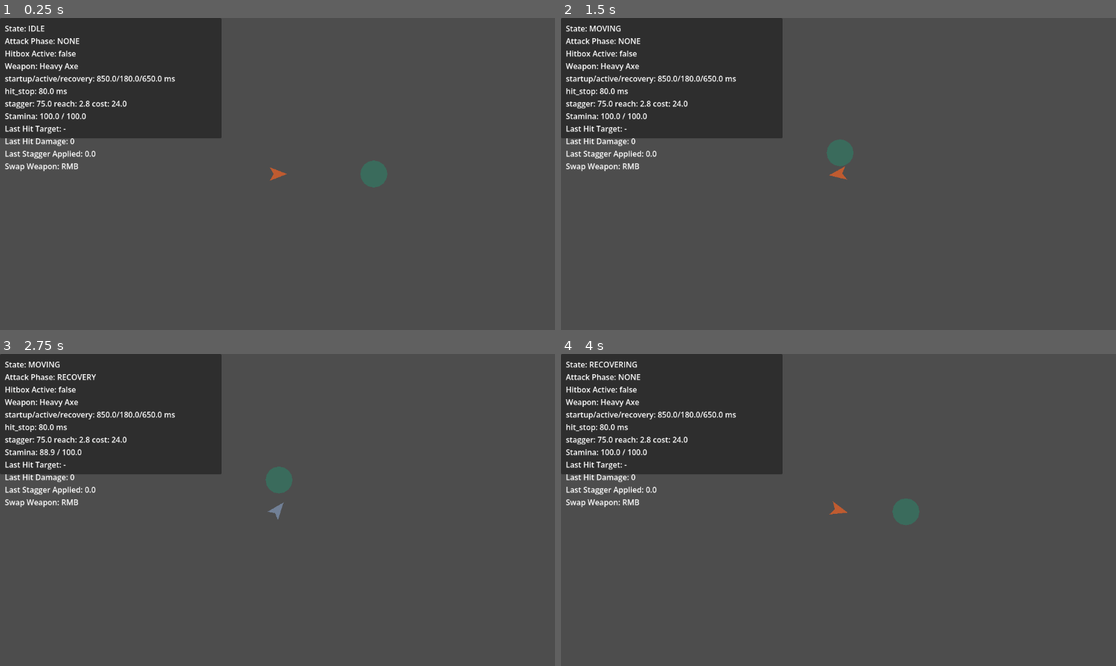
Above: before the commit, frames 1-4 (two rows, left to right).
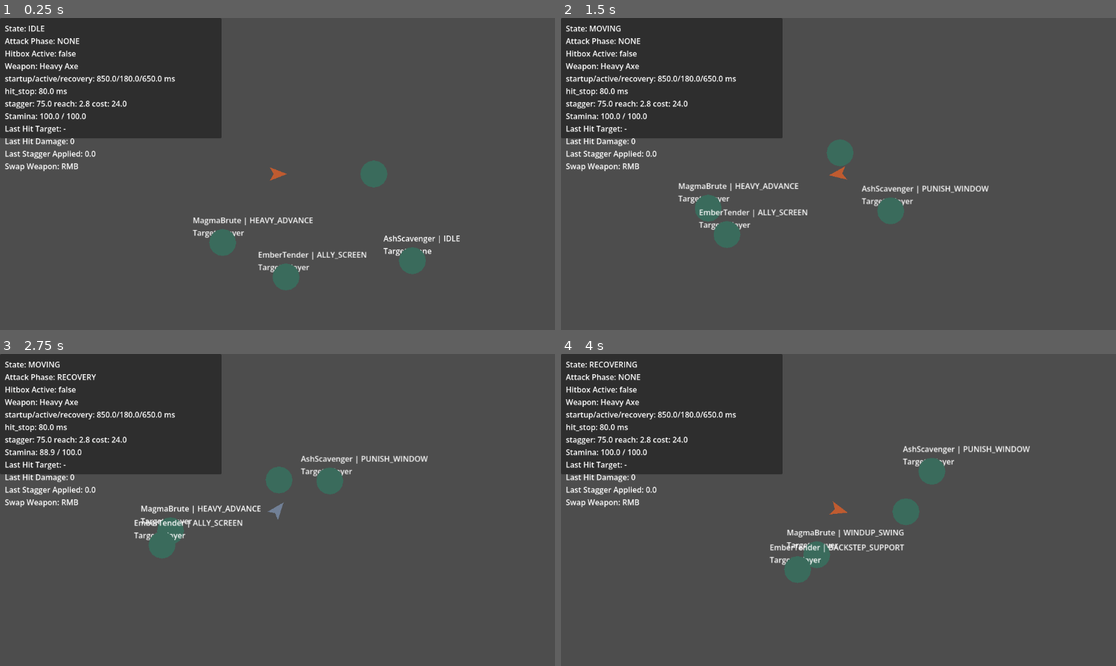
Above: after the commit, the same moments.

Repository: CS-Builder1/Archaic-Quest
Game: Godot game, scene res://scenes/world/OuterCaldera.tscn
Same seed, same stepped clock (60 frames per second), same inputs: the game is played once before the commit and once after it.
Inputs (mouse positions are in pixels of both pictures, inside the frame that each line leads up to):
- Up to frame 1 (0.25 s): no input
- Up to frame 2 (1.5 s): move the mouse to (960, 158) at 0.52 s; hold D (move_right) 0.53-1.28 s; tap Space (dodge) at 0.6 s; tap F (interact) at 0.8, 1.35 s; move the mouse to (727, 189) at 1.27 s; hold S (move_down) from 1.28 s (still down)
- Up to frame 3 (2.75 s): click (166, 525) at 1.55 s; move the mouse to (333, 441) at 2.02 s; release S (move_down) at 2.03 s; hold D (move_right) from 2.03 s (still down); click (333, 441) at 2.1 s; right-click (333, 441) at 2.3 s
- Up to frame 4 (4 s): move the mouse to (810, 572) at 2.77 s; release D (move_right) at 2.78 s; hold W (move_up) 2.78-3.53 s; right-click (810, 572) at 2.85 s; tap Space (dodge) at 3.05, 3.6 s; move the mouse to (1005, 556) at 3.52 s; hold A (move_left) from 3.53 s (still down); tap F (interact) at 3.8 s

The runs differ from the first frame. In frame 1, 1.7% of the frame differs, in the area x 34-83%, y 63-88%; in frame 2, 1.9%, in the area x 21-78%, y 52-74%; in frame 3, 1.7%; in frame 4, 1.9%.

Commit message:
feat: implement AI controller system with dynamic enemy roles, combat components, and Outer Caldera scene setup

Diff:
--- /dev/null
+++ b/icon.svg
@@ -0,0 +1,21 @@
+<svg xmlns="http://www.w3.org/2000/svg" viewBox="0 0 128 128" width="128" height="128">
+  <defs>
+    <linearGradient id="bgGrad" x1="0%" y1="0%" x2="100%" y2="100%">
+      <stop offset="0%" stop-color="#111827" />
+      <stop offset="100%" stop-color="#1f2937" />
+    </linearGradient>
+    <linearGradient id="goldGrad" x1="0%" y1="100%" x2="100%" y2="0%">
+      <stop offset="0%" stop-color="#d97706" />
+      <stop offset="50%" stop-color="#f59e0b" />
+      <stop offset="100%" stop-color="#fbbf24" />
+    </linearGradient>
+    <filter id="glow" x="-20%" y="-20%" width="140%" height="140%">
+      <feGaussianBlur stdDeviation="4" result="blur" />
+      <feComposite in="SourceGraphic" in2="blur" operator="over" />
+    </filter>
+  </defs>
+  <rect width="128" height="128" rx="24" fill="url(#bgGrad)" stroke="#4b5563" stroke-width="2" />
+  <!-- Runic Sigil / Sword Design -->
+  <path d="M64,15 L72,40 L97,40 L77,55 L85,80 L64,65 L43,80 L51,55 L31,40 L56,40 Z" fill="url(#goldGrad)" filter="url(#glow)" />
+  <circle cx="64" cy="64" r="8" fill="#111827" stroke="url(#goldGrad)" stroke-width="2" />
+</svg>
--- a/project.godot
+++ b/project.godot
@@ -1,32 +1,89 @@
 ; Engine configuration file.
-; Godot 4.x prototype skeleton for Archaic Quest.
+; It's best edited using the editor UI and not directly,
+; since the parameters that go here are not all obvious.
+;
+; Format:
+;   [section] ; section goes between []
+;   param=value ; assign values to parameters
 
 config_version=5
 
+[animation]
+
+compatibility/default_parent_skeleton_in_mesh_instance_3d=true
+
 [application]
+
 config/name="Archaic Quest Prototype"
 run/main_scene="res://scenes/world/OuterCaldera.tscn"
-config/features=PackedStringArray("4.2")
+config/features=PackedStringArray("4.6")
 config/icon="res://icon.svg"
 
 [autoload]
+
 EventBus="*res://scripts/core/EventBus.gd"
 GameState="*res://scripts/core/GameState.gd"
 DebugFlags="*res://scripts/core/DebugFlags.gd"
 
 [input]
-move_up={"deadzone":0.5,"events":[Object(InputEventKey,"resource_local_to_scene":false,"resource_name":"","device":-1,"window_id":0,"alt_pressed":false,"shift_pressed":false,"ctrl_pressed":false,"meta_pressed":false,"pressed":false,"keycode":87,"physical_keycode":0,"key_label":0,"unicode":0,"echo":false,"script":null)]}
-move_down={"deadzone":0.5,"events":[Object(InputEventKey,"resource_local_to_scene":false,"resource_name":"","device":-1,"window_id":0,"alt_pressed":false,"shift_pressed":false,"ctrl_pressed":false,"meta_pressed":false,"pressed":false,"keycode":83,"physical_keycode":0,"key_label":0,"unicode":0,"echo":false,"script":null)]}
-move_left={"deadzone":0.5,"events":[Object(InputEventKey,"resource_local_to_scene":false,"resource_name":"","device":-1,"window_id":0,"alt_pressed":false,"shift_pressed":false,"ctrl_pressed":false,"meta_pressed":false,"pressed":false,"keycode":65,"physical_keycode":0,"key_label":0,"unicode":0,"echo":false,"script":null)]}
-move_right={"deadzone":0.5,"events":[Object(InputEventKey,"resource_local_to_scene":false,"resource_name":"","device":-1,"window_id":0,"alt_pressed":false,"shift_pressed":false,"ctrl_pressed":false,"meta_pressed":false,"pressed":false,"keycode":68,"physical_keycode":0,"key_label":0,"unicode":0,"echo":false,"script":null)]}
-primary_action={"deadzone":0.5,"events":[Object(InputEventMouseButton,"resource_local_to_scene":false,"resource_name":"","device":-1,"window_id":0,"alt_pressed":false,"shift_pressed":false,"ctrl_pressed":false,"meta_pressed":false,"button_mask":0,"position":Vector2(0, 0),"global_position":Vector2(0, 0),"factor":1.0,"button_index":1,"pressed":false,"double_click":false,"canceled":false,"script":null)]}
-secondary_action={"deadzone":0.5,"events":[Object(InputEventMouseButton,"resource_local_to_scene":false,"resource_name":"","device":-1,"window_id":0,"alt_pressed":false,"shift_pressed":false,"ctrl_pressed":false,"meta_pressed":false,"button_mask":0,"position":Vector2(0, 0),"global_position":Vector2(0, 0),"factor":1.0,"button_index":2,"pressed":false,"double_click":false,"canceled":false,"script":null)]}
-dodge={"deadzone":0.5,"events":[Object(InputEventKey,"resource_local_to_scene":false,"resource_name":"","device":-1,"window_id":0,"alt_pressed":false,"shift_pressed":false,"ctrl_pressed":false,"meta_pressed":false,"pressed":false,"keycode":32,"physical_keycode":0,"key_label":0,"unicode":0,"echo":false,"script":null)]}
-ability_1={"deadzone":0.5,"events":[Object(InputEventKey,"resource_local_to_scene":false,"resource_name":"","device":-1,"window_id":0,"alt_pressed":false,"shift_pressed":false,"ctrl_pressed":false,"meta_pressed":false,"pressed":false,"keycode":81,"physical_keycode":0,"key_label":0,"unicode":0,"echo":false,"script":null)]}
-ability_2={"deadzone":0.5,"events":[Object(InputEventKey,"resource_local_to_scene":false,"resource_name":"","device":-1,"window_id":0,"alt_pressed":false,"shift_pressed":false,"ctrl_pressed":false,"meta_pressed":false,"pressed":false,"keycode":69,"physical_keycode":0,"key_label":0,"unicode":0,"echo":false,"script":null)]}
-interact={"deadzone":0.5,"events":[Object(InputEventKey,"resource_local_to_scene":false,"resource_name":"","device":-1,"window_id":0,"alt_pressed":false,"shift_pressed":false,"ctrl_pressed":false,"meta_pressed":false,"pressed":false,"keycode":70,"physical_keycode":0,"key_label":0,"unicode":0,"echo":false,"script":null)]}
-reload_test_scene={"deadzone":0.5,"events":[Object(InputEventKey,"resource_local_to_scene":false,"resource_name":"","device":-1,"window_id":0,"alt_pressed":false,"shift_pressed":false,"ctrl_pressed":false,"meta_pressed":false,"pressed":false,"keycode":82,"physical_keycode":0,"key_label":0,"unicode":0,"echo":false,"script":null)]}
+
+move_up={
+"deadzone": 0.5,
+"events": [Object(InputEventKey,"resource_local_to_scene":false,"resource_name":"","device":-1,"window_id":0,"alt_pressed":false,"shift_pressed":false,"ctrl_pressed":false,"meta_pressed":false,"pressed":false,"keycode":87,"physical_keycode":0,"key_label":0,"unicode":0,"location":0,"echo":false,"script":null)
+]
+}
+move_down={
+"deadzone": 0.5,
+"events": [Object(InputEventKey,"resource_local_to_scene":false,"resource_name":"","device":-1,"window_id":0,"alt_pressed":false,"shift_pressed":false,"ctrl_pressed":false,"meta_pressed":false,"pressed":false,"keycode":83,"physical_keycode":0,"key_label":0,"unicode":0,"location":0,"echo":false,"script":null)
+]
+}
+move_left={
+"deadzone": 0.5,
+"events": [Object(InputEventKey,"resource_local_to_scene":false,"resource_name":"","device":-1,"window_id":0,"alt_pressed":false,"shift_pressed":false,"ctrl_pressed":false,"meta_pressed":false,"pressed":false,"keycode":65,"physical_keycode":0,"key_label":0,"unicode":0,"location":0,"echo":false,"script":null)
+]
+}
+move_right={
+"deadzone": 0.5,
+"events": [Object(InputEventKey,"resource_local_to_scene":false,"resource_name":"","device":-1,"window_id":0,"alt_pressed":false,"shift_pressed":false,"ctrl_pressed":false,"meta_pressed":false,"pressed":false,"keycode":68,"physical_keycode":0,"key_label":0,"unicode":0,"location":0,"echo":false,"script":null)
+]
+}
+primary_action={
+"deadzone": 0.5,
+"events": [Object(InputEventMouseButton,"resource_local_to_scene":false,"resource_name":"","device":-1,"window_id":0,"alt_pressed":false,"shift_pressed":false,"ctrl_pressed":false,"meta_pressed":false,"button_mask":0,"position":Vector2(0, 0),"global_position":Vector2(0, 0),"factor":1.0,"button_index":1,"canceled":false,"pressed":false,"double_click":false,"script":null)
+]
+}
+secondary_action={
+"deadzone": 0.5,
+"events": [Object(InputEventMouseButton,"resource_local_to_scene":false,"resource_name":"","device":-1,"window_id":0,"alt_pressed":false,"shift_pressed":false,"ctrl_pressed":false,"meta_pressed":false,"button_mask":0,"position":Vector2(0, 0),"global_position":Vector2(0, 0),"factor":1.0,"button_index":2,"canceled":false,"pressed":false,"double_click":false,"script":null)
+]
+}
+dodge={
+"deadzone": 0.5,
+"events": [Object(InputEventKey,"resource_local_to_scene":false,"resource_name":"","device":-1,"window_id":0,"alt_pressed":false,"shift_pressed":false,"ctrl_pressed":false,"meta_pressed":false,"pressed":false,"keycode":32,"physical_keycode":0,"key_label":0,"unicode":0,"location":0,"echo":false,"script":null)
+]
+}
+ability_1={
+"deadzone": 0.5,
+"events": [Object(InputEventKey,"resource_local_to_scene":false,"resource_name":"","device":-1,"window_id":0,"alt_pressed":false,"shift_pressed":false,"ctrl_pressed":false,"meta_pressed":false,"pressed":false,"keycode":81,"physical_keycode":0,"key_label":0,"unicode":0,"location":0,"echo":false,"script":null)
+]
+}
+ability_2={
+"deadzone": 0.5,
+"events": [Object(InputEventKey,"resource_local_to_scene":false,"resource_name":"","device":-1,"window_id":0,"alt_pressed":false,"shift_pressed":false,"ctrl_pressed":false,"meta_pressed":false,"pressed":false,"keycode":69,"physical_keycode":0,"key_label":0,"unicode":0,"location":0,"echo":false,"script":null)
+]
+}
+interact={
+"deadzone": 0.5,
+"events": [Object(InputEventKey,"resource_local_to_scene":false,"resource_name":"","device":-1,"window_id":0,"alt_pressed":false,"shift_pressed":false,"ctrl_pressed":false,"meta_pressed":false,"pressed":false,"keycode":70,"physical_keycode":0,"key_label":0,"unicode":0,"location":0,"echo":false,"script":null)
+]
+}
+reload_test_scene={
+"deadzone": 0.5,
+"events": [Object(InputEventKey,"resource_local_to_scene":false,"resource_name":"","device":-1,"window_id":0,"alt_pressed":false,"shift_pressed":false,"ctrl_pressed":false,"meta_pressed":false,"pressed":false,"keycode":82,"physical_keycode":0,"key_label":0,"unicode":0,"location":0,"echo":false,"script":null)
+]
+}
 
 [rendering]
+
 renderer/rendering_method="gl_compatibility"
 renderer/rendering_method.mobile="gl_compatibility"
--- a/scenes/world/OuterCaldera.tscn
+++ b/scenes/world/OuterCaldera.tscn
@@ -7,11 +7,14 @@
 [ext_resource type="Script" path="res://scripts/combat/HurtboxComponent.gd" id="5"]
 [ext_resource type="Script" path="res://scripts/combat/StaggerComponent.gd" id="6"]
 [ext_resource type="Script" path="res://scripts/ui/DebugOverlay.gd" id="7"]
+[ext_resource type="Script" path="res://scripts/world/OuterCaldera.gd" id="8"]
+[ext_resource type="Script" path="res://scripts/ai/AIController.gd" id="9"]
 
 [sub_resource type="CircleShape2D" id="1"]
 radius = 28.0
 
 [node name="OuterCaldera" type="Node2D"]
+script = ExtResource("8")
 
 [node name="Player" type="CharacterBody2D" parent="."]
 position = Vector2(220, 200)
@@ -65,3 +68,33 @@
 offset_top = 10.0
 offset_right = 440.0
 offset_bottom = 230.0
+
+[node name="MagmaBrute" type="CharacterBody2D" parent="."]
+position = Vector2(100, 350)
+script = ExtResource("9")
+
+[node name="DebugStateLabel" type="Label" parent="MagmaBrute"]
+offset_left = -62.0
+offset_top = -58.0
+offset_right = 114.0
+offset_bottom = -6.0
+
+[node name="AshScavenger" type="CharacterBody2D" parent="."]
+position = Vector2(500, 380)
+script = ExtResource("9")
+
+[node name="DebugStateLabel" type="Label" parent="AshScavenger"]
+offset_left = -60.0
+offset_top = -58.0
+offset_right = 116.0
+offset_bottom = -6.0
+
+[node name="EmberTender" type="CharacterBody2D" parent="."]
+position = Vector2(250, 420)
+script = ExtResource("9")
+
+[node name="DebugStateLabel" type="Label" parent="EmberTender"]
+offset_left = -58.0
+offset_top = -58.0
+offset_right = 118.0
+offset_bottom = -6.0
--- a/scripts/ai/AIController.gd
+++ b/scripts/ai/AIController.gd
@@ -70,6 +70,42 @@
 	add_child(poly)
 	add_child(col)
 
+	# Clean up any existing combat components to prevent duplication
+	var old_hb = get_node_or_null("HurtboxComponent")
+	if old_hb: old_hb.queue_free()
+	var old_hc = get_node_or_null("HealthComponent")
+	if old_hc: old_hc.queue_free()
+	var old_sc = get_node_or_null("StaggerComponent")
+	if old_sc: old_sc.queue_free()
+
+	# Programmatic HealthComponent
+	var hc := HealthComponent.new()
+	hc.name = "HealthComponent"
+	hc.max_health = 250 if role_name == "Bruiser" else (150 if role_name == "Support" else 100)
+	add_child(hc)
+	hc.died.connect(func(_source): queue_free())
+
+	# Programmatic StaggerComponent
+	var sc := StaggerComponent.new()
+	sc.name = "StaggerComponent"
+	sc.stagger_threshold = 120.0 if role_name == "Bruiser" else 60.0
+	add_child(sc)
+
+	# Programmatic HurtboxComponent Area2D
+	var hb := HurtboxComponent.new()
+	hb.name = "HurtboxComponent"
+	hb.health_component_path = NodePath("../HealthComponent")
+	hb.stagger_component_path = NodePath("../StaggerComponent")
+
+	var hb_col := CollisionShape2D.new()
+	var hb_shape := CircleShape2D.new()
+	hb_shape.radius = col_shape.radius + 4.0
+	hb_col.shape = hb_shape
+	hb.add_child(hb_col)
+
+	add_child(hb)
+
+
 func _get_reg_poly(sides: int, radius: float) -> PackedVector2Array:
 	var pts := PackedVector2Array()
 	for i in range(sides):
@@ -97,3 +133,7 @@
 	if target_actor != null:
 		target_name = target_actor.name
 	state_label.text = "%s | %s\nTarget: %s" % [name, current_state, target_name]
+
+func is_alive() -> bool:
+	var hc = get_node_or_null("HealthComponent")
+	return hc.current_health > 0 if hc else true
--- a/scripts/combat/HurtboxComponent.gd
+++ b/scripts/combat/HurtboxComponent.gd
@@ -30,7 +30,10 @@
 
 	# Visual juicy feedback: flash red on hit
 	var visual = get_node_or_null("DummyVisual")
+	if visual == null:
+		visual = get_parent().get_node_or_null("BodyVisual")
 	if visual is Polygon2D:
-		visual.color = Color("c93d3d") # flash red
+		var orig_color: Color = visual.color
+		visual.color = Color("ff4a4a") # juicy glowing red flash
 		await get_tree().create_timer(0.08, true, false, true).timeout
-		visual.color = Color("3a6b5c") # back to sage green
+		visual.color = orig_color
--- a/scripts/player/PlayerController.gd
+++ b/scripts/player/PlayerController.gd
@@ -31,6 +31,7 @@
 var attack_weapon: Dictionary = {}
 
 func _ready() -> void:
+	add_to_group("player")
 	# Programmatic visual representation for the player
 	var poly := Polygon2D.new()
 	poly.name = "BodyVisual"
@@ -208,3 +209,16 @@
 	if weapons.is_empty() or active_weapon_index < 0 or active_weapon_index >= weapons.size():
 		return {}
 	return weapons[active_weapon_index]
+
+# Threat Model Candidate Interface
+func is_alive() -> bool:
+	return true
+
+func get_health_ratio() -> float:
+	return 1.0
+
+func get_recent_damage_output() -> float:
+	return 0.75
+
+func get_focus_value() -> float:
+	return 0.5
--- /dev/null
+++ b/scripts/world/OuterCaldera.gd
@@ -0,0 +1,13 @@
+extends Node2D
+
+func _ready() -> void:
+	if has_node("MagmaBrute"):
+		_configure_enemy($MagmaBrute, MagmaBruteBehavior.new(), 72.0)
+	if has_node("AshScavenger"):
+		_configure_enemy($AshScavenger, AshScavengerBehavior.new(), 110.0)
+	if has_node("EmberTender"):
+		_configure_enemy($EmberTender, EmberTenderBehavior.new(), 92.0)
+
+func _configure_enemy(enemy: AIController, behavior: RoleBehavior, speed: float) -> void:
+	enemy.move_speed = speed
+	enemy.set_role_behavior(behavior)
Not shown, added: icon.svg.import
Not shown: 1 places in scenes/world/OuterCaldera.tscn that only renumber resources
Not shown, added: scripts/world/OuterCaldera.gd.uid
